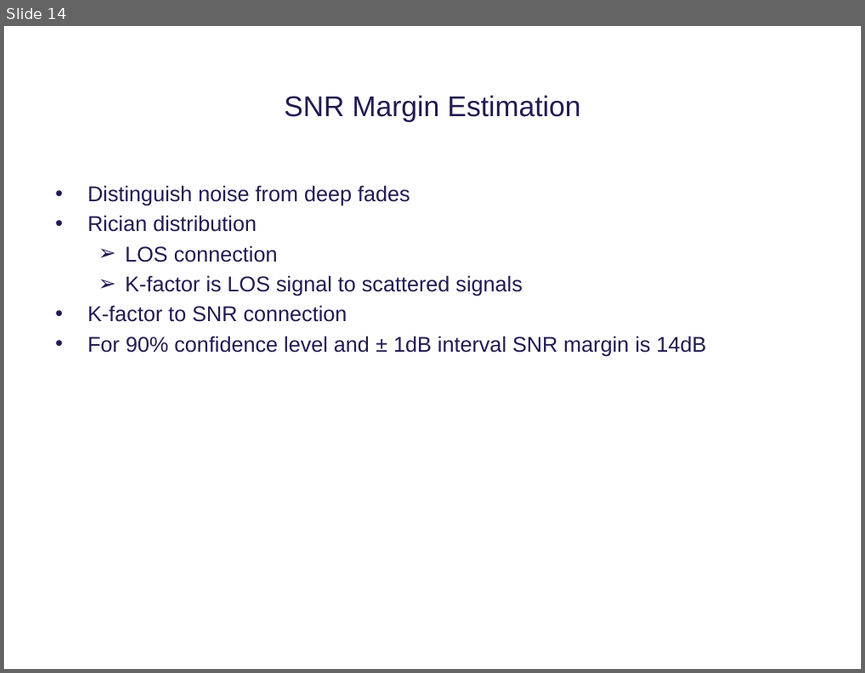
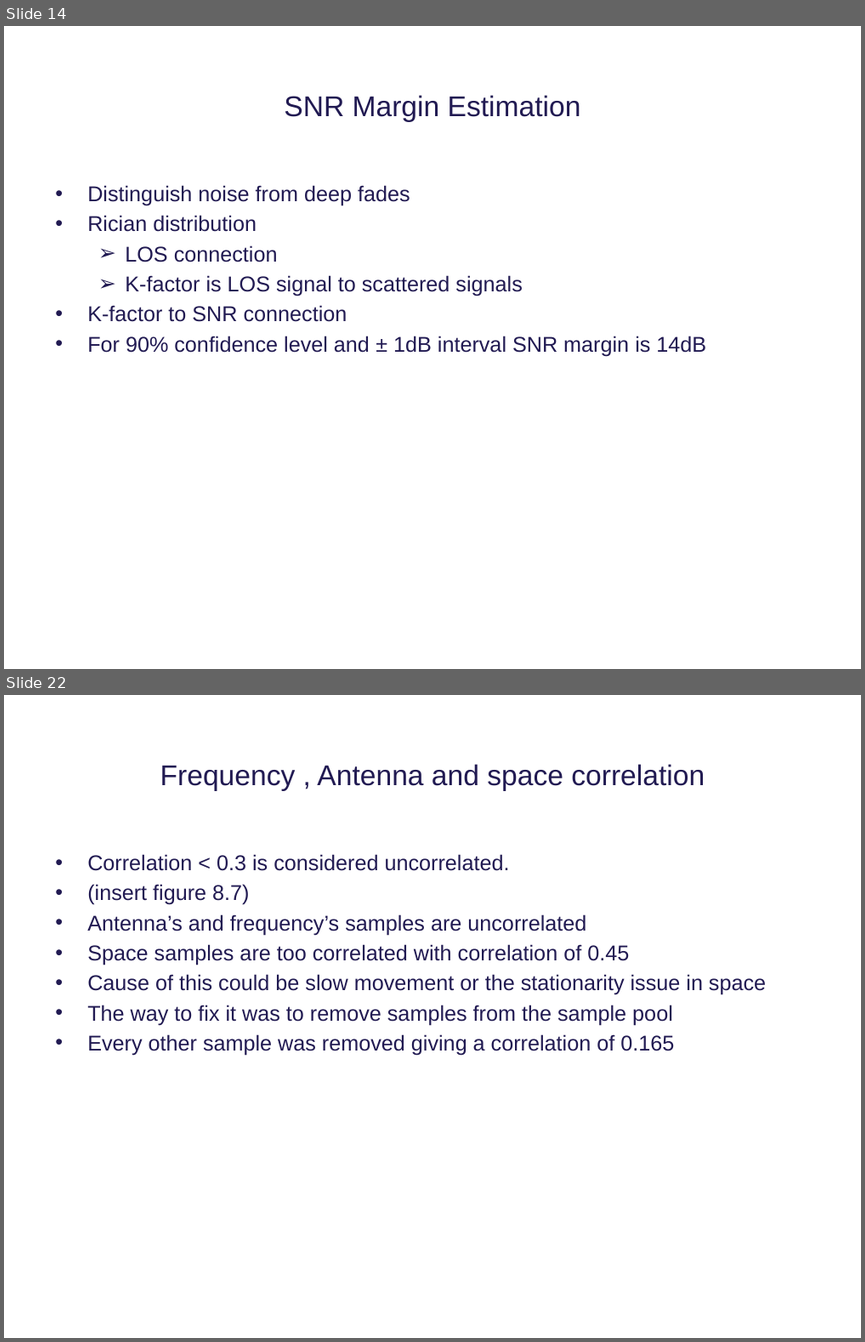
Before and after one commit to tkjj13/P8, a slide deck: ppt/premature ppt.pptx. Shown one above the other, each under a label of ours: slide 14 before the commit, slides 14 and 22 after it; the slides between them are not shown. The pictures are 865x673 and 865x1342 pixels, drawn with LibreOffice and Linux fonts; fonts in the diff are those of the drawing; background and template pictures are left out. Boxes give left, top, right and bottom in pixels: in the first picture for what was removed or moved away, otherwise in the second. Text is boxed around its words. In the diff, an @@ line names an element or a change of style, - is before the commit and + after.

```diff
--- a/ppt/premature ppt.pptx
+++ b/ppt/premature ppt.pptx
@@ slide 22 added at <box>4,695,861,1338</box>, background #FFFFFF @@
@@ title added at <box>160,764,704,791</box>, 24 pt, text #211A52 @@
+Frequency , Antenna and space correlation
@@ text added at <box>87,854,766,1055</box>, 18 pt, text #211A52 @@
+• Correlation < 0.3 is considered uncorrelated.
+• (insert figure 8.7)
+• Antenna’s and frequency’s samples are uncorrelated
+• Space samples are too correlated with correlation of 0.45
+• Cause of this could be slow movement or the stationarity issue in space
+• The way to fix it was to remove samples from the sample pool
+• Every other sample was removed giving a correlation of 0.165
```
Also in this commit, not shown: 2 slides changed, 10 other slides added.
